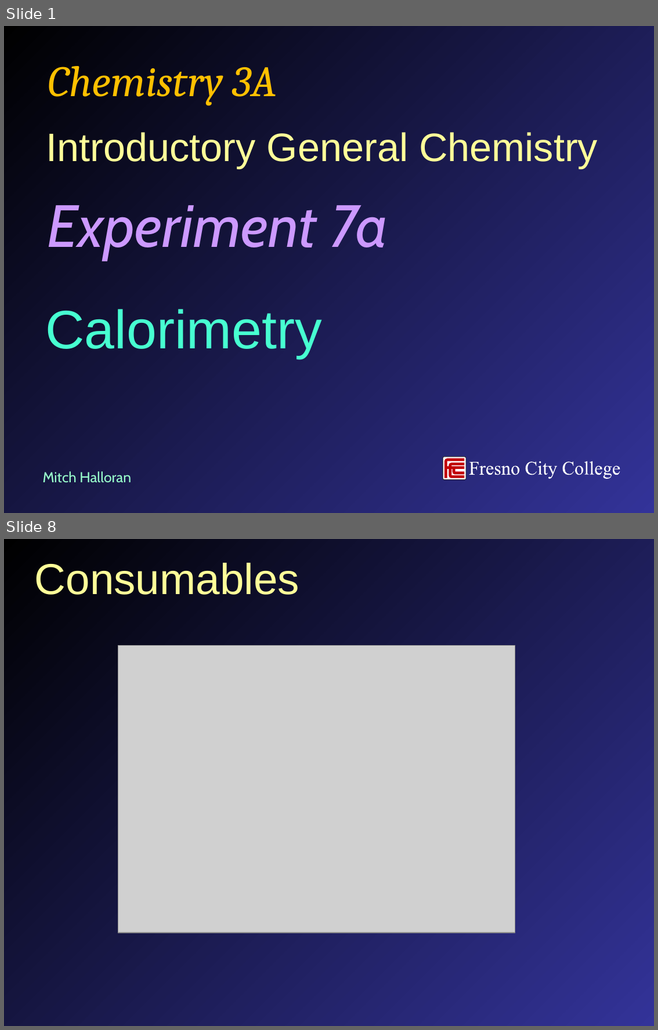
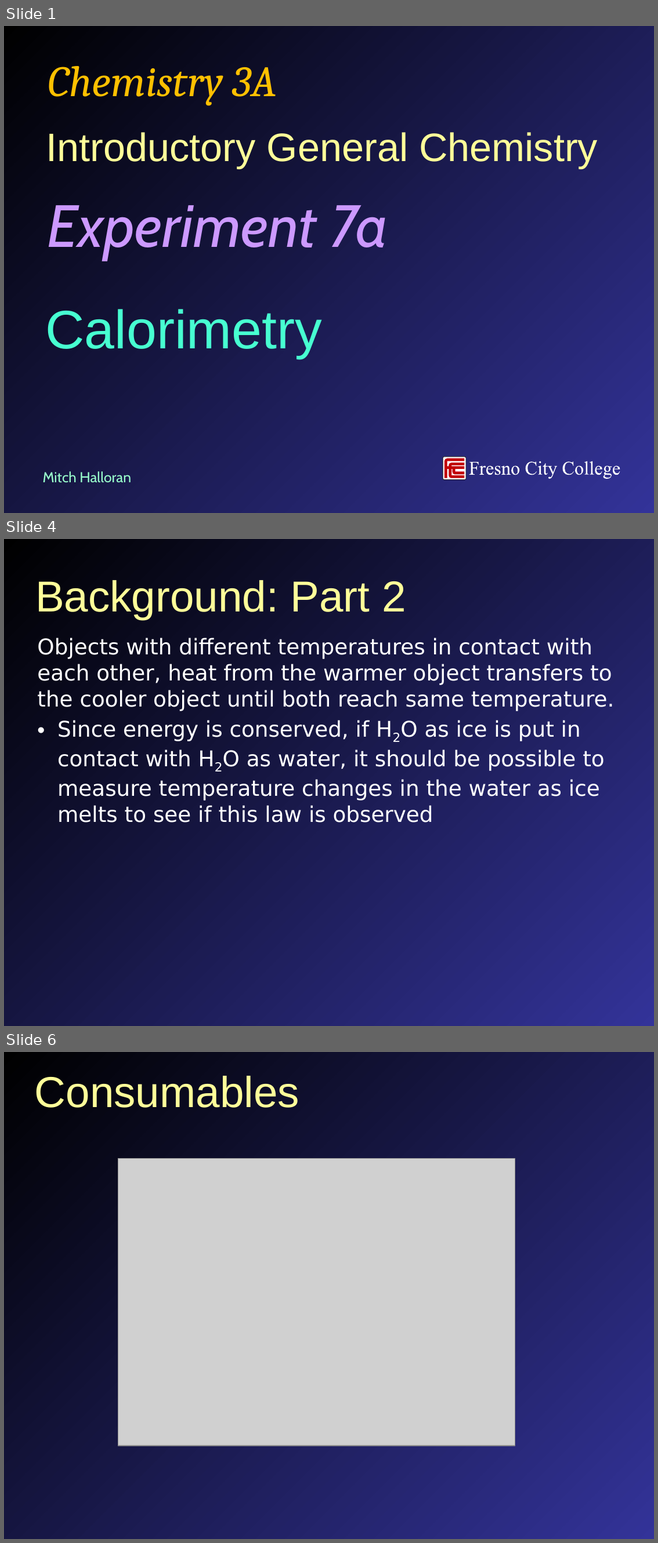
Before and after one commit to mavigozler/mavigozler.github.io, a slide deck: Teaching/Chemistry/Labs/FCC Chem 3A Expt 7a Calorimetry.pptx. Shown one above the other, each under a label of ours: slides 1 and 8 before the commit, slides 1, 4 and 6 after it; the slides between them are not shown. The pictures are 658x1030 and 658x1543 pixels, drawn with LibreOffice and Linux fonts; fonts in the diff are those of the drawing; grey boxes stand for pictures. Boxes give left, top, right and bottom in pixels: in the first picture for what was removed or moved away, otherwise in the second. Text is boxed around its words. In the diff, an @@ line names an element or a change of style, - is before the commit and + after.

```diff
--- a/Teaching/Chemistry/Labs/FCC Chem 3A Expt 7a Calorimetry.pptx
+++ b/Teaching/Chemistry/Labs/FCC Chem 3A Expt 7a Calorimetry.pptx
@@ slide 4 added at [4, 539, 654, 1026], background gradient #000000 to #333399 @@
@@ title added at [35, 580, 406, 620], 48 pt, text #FFFF99 @@
+Background: Part 2
@@ text added at [37, 638, 614, 823], 24 pt, text #FFFFFF @@
+Objects with different temperatures in contact with each other, heat from the warmer object transfers to the cooler object until both reach same temperature.
+• Since energy is conserved, if H2O as ice is put in contact with H2O as water, it should be possible to measure temperature changes in the water as ice melts to see if this law is observed
@@ what was slide 8 is now slide 6 @@
```
Also in this commit, not shown: 5 slides changed, 8 other slides added, 7 slides removed, 21 other files.
